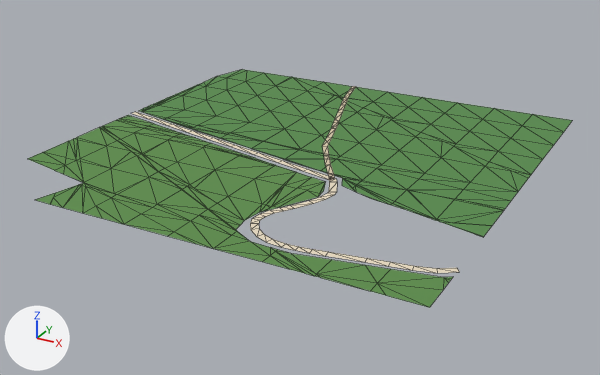
The glTF model public/assets/bengaluru-region-v1/tiles/t-16_-32-l0.glb, before and after one commit.
Camera for both pictures: a camera (50 mm lens) standing at (-7323.0, -16529.0, 342.0) and looking at (-7742.0, -15766.0, -40.0). Every picture has the same lights, and +X, +Y and +Z are marked at lower left. The older version comes first. Mesh edges are drawn as thin lines.

The scene before the commit, as lines of its bpy script (objects in view):
```python
me_ground = bpy.data.meshes.new('ground')
me_ground.from_pydata(...)  # 434 vertices, 624 faces; spans x -1.0..502.0, y 0.0..501.0, z 1.0
me_ground.materials.append(mat_ground)
# before: 246 (483.0, 60.0, 1.0) at pixel (436, 268), 247 (487.0, 52.0, 1.0) at pixel (437, 273), 248 (498.0, 69.0, 1.0) at pixel (456, 267), 249 (502.0, 63.0, 1.0) at pixel (459, 272)
ob_ground = bpy.data.objects.new('ground', me_ground)
ob_ground.location = (-8000.0, -16000.0, 0.0)
```
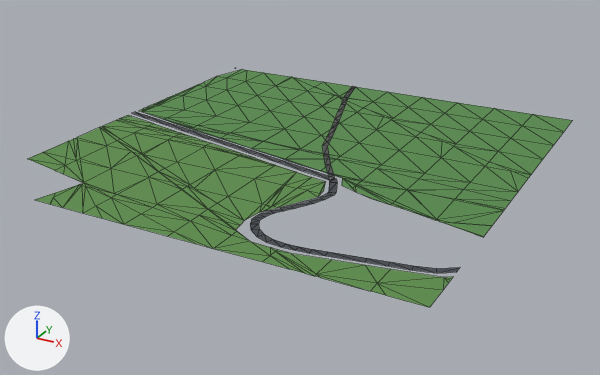
What differs and where, as boxes [x1, y1, x2, y2] in the pictures (600 x 375 px; the box of a moved part takes in the faces that stretch with it):
part 1 of me_ground, moved or reshaped: [132, 112, 334, 180] in both
part 2 of me_ground, moved or reshaped: before [437, 268, 459, 273]; after [437, 267, 460, 273]
part 3 of me_ground, recoloured: [132, 88, 448, 273] in both

What the commit changed:
me_ground is used by ob_ground; location (-8000.0, -16000.0, 0.0).
Verts and faces of me_ground; kept vertices keep their numbers, new ones are numbered from 434.
me_ground had 434 vertices, 624 faces and spanned x -1.0..502.0, y 0.0..501.0, z 1.0.
me_ground now has 437 vertices, 625 faces and spans x 0.0..500.0, y 0.0..500.0, z 1.0.
Part 1, on me_ground:
5 vertices in x 1.0..287.0, y 192.0..263.0, z 1.0 move by (-1.0, 0.0, 0.0).
13 vertices move from x -1.0..215.0, y 208.0..255.0, z 1.0 to x 0.0..213.0, y 208.0..257.0, z 1.0.
Part 2, on me_ground:
Vertices deleted: 248 (with the faces that use them).
Vertex 249 moves to (500.0, 71.0, 1.0), pixel (460, 267).
New vertex 434 is at (500.0, 61.0, 1.0), pixel (456, 272).
New faces: (247, 434, 249).
me_ground part 3: 88 kept faces spanning x 0.0..500.0, y 30.0..500.0, z 1.0 get new vertex colours; the middle colour goes from beige #e9dcc3 to dark grey #45494f.
Other edits to the shape of me_ground do not show in these pictures.
